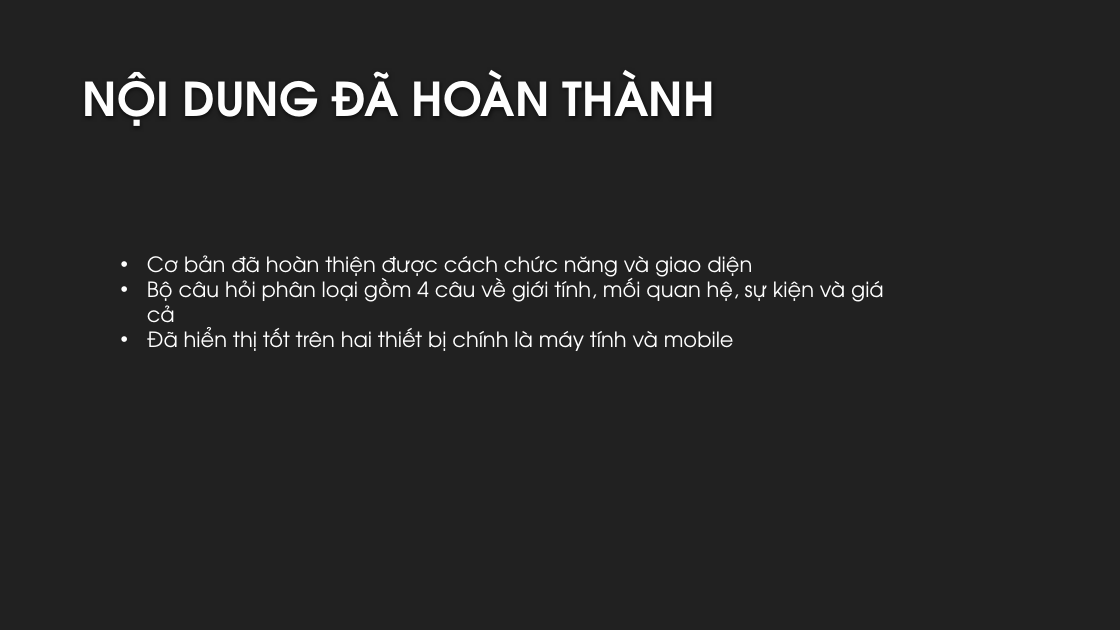
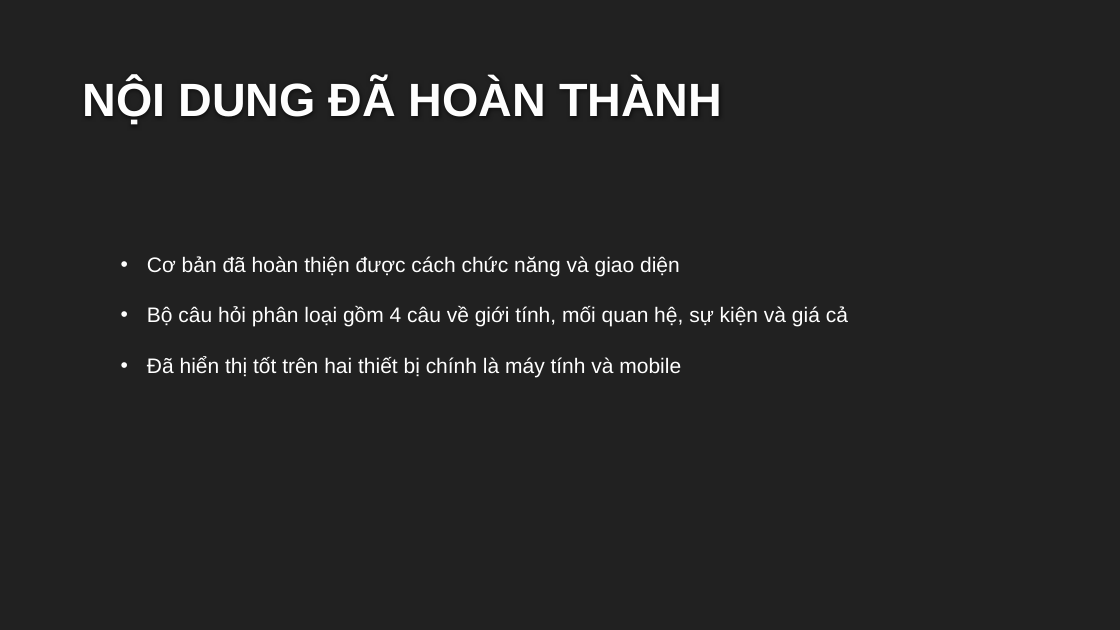
Before and after one commit to archimonde12/suggestGiftWebsite, a slide deck: slide 9 of PROJECT PRESENTATION.pptx. Drawn at 1120x630 pixels with LibreOffice and Linux fonts; fonts in the diff are those of the drawing; background and template pictures are left out. Boxes give left, top, right and bottom in pixels: in the first picture for what was removed or moved away, otherwise in the second. Text is boxed around its words. In the diff, an @@ line names an element or a change of style, - is before the commit and + after.

```diff
--- a/PROJECT PRESENTATION.pptx
+++ b/PROJECT PRESENTATION.pptx
@@ title "NỘI DUNG ĐÃ HOÀN THÀNH" at [83,79,722,125]: font TeX Gyre Adventor to Arial @@
@@ text "Cơ bản đã hoàn thiện ..." at [147,256,848,377]: font TeX Gyre Adventor to Arial @@
```
Also in this commit, not shown: 3 other slides changed.
